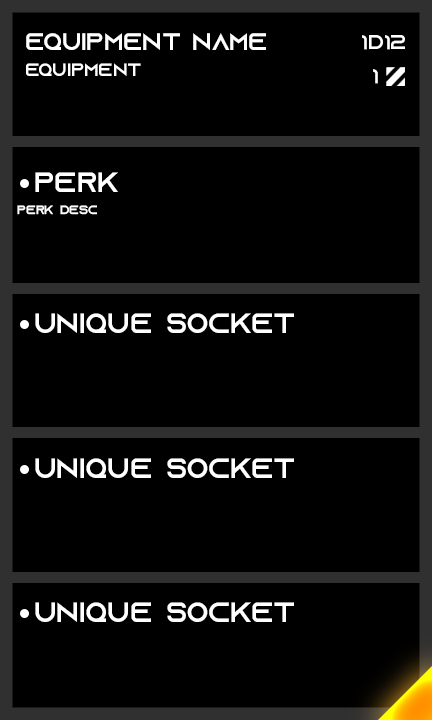
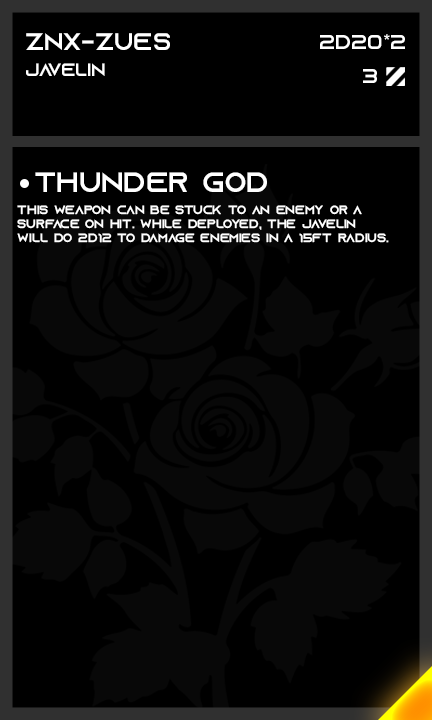
Layered file, before and after one edit (432x720). Changes by layer:
painted on "AP" over [363,69,378,84]
renamed "1d12" to "2d20*2", painted on it over [320,34,390,50]
renamed "Equipment" to "javelin", painted on it over [26,63,141,76]
renamed "equipment name" to "znx-zues", painted on it over [26,33,266,50]
renamed "perk desc" to "this weapon can be stuck to an enemy or a surface on hit. whil", painted on it over [17,205,389,243]
renamed "perk" to "thunder god", painted on it over [35,172,267,192]
hid group "Mod 2" (4 layers) over [12,283,420,333]
hid group "Mod 3" (4 layers) over [12,427,420,478]
hid group "Mod 4" (4 layers) over [12,572,420,622]
added layer "Momento" above "Background" over [12,164,420,708]
